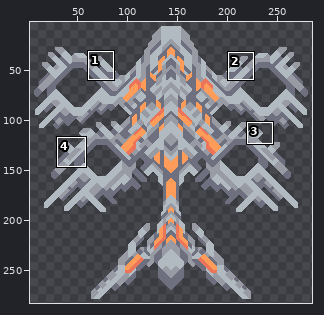
Sprite sheet, stored at main/assets-raw/sprites/units/heli/lepidoptera.png. The picture above shows the old version from afar; the outline marks the close-up.
Close-up. Before the edit:
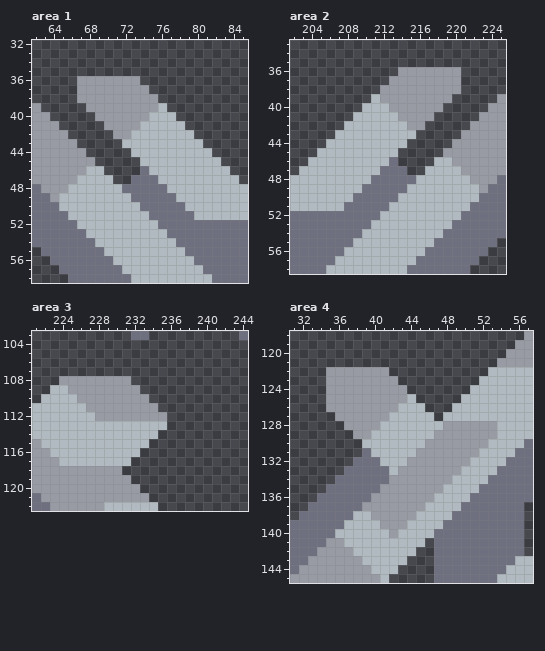
The file is 288x288 pixels. Shown: area 1: x 62..85, y 32..58; area 2: x 202..225, y 33..58; area 3: x 221..244, y 103..122; area 4: x 31..57, y 118..145. The wide view leaves out empty margins. The commit also changed other parts of the picture, which this record leaves out.
New version:
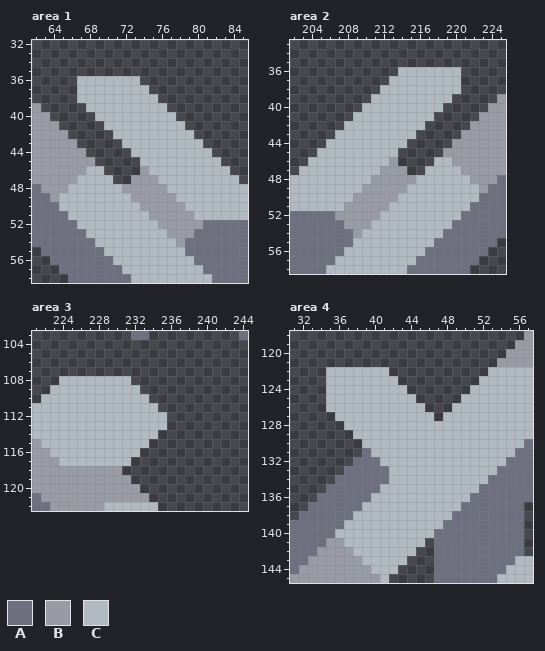
Palette (. is transparent): A #6e7080  B #989aa4  C #b0bac0
Edits made:
--- area 1
@@ x 65..77 @@
 35 .............
-36 ..BBBBBBB....
-37 ..BBBBBBBB...
-38 ..BBBBBBBBB..
-39 ...BBBBBBBBC.
-40 ....BBBBBBCCC
-41 .....BBBBCCCC
-42 B.....BBCCCCC
+36 ..CCCCCCC....
+37 ..CCCCCCCC...
+38 ..CCCCCCCCC..
+39 ...CCCCCCCCC.
+40 ....CCCCCCCCC
+41 .....CCCCCCCC
+42 B.....CCCCCCC
 43 BB.....CCCCCC
@@ x 70..82 @@
 45 ....CCCCCCCCC
-46 ....ACCCCCCCC
-47 C..AAACCCCCCC
-48 CCAAAAACCCCCC
-49 CCCAAAAACCCCC
-50 CCCCAAAAACCCC
-51 CCCCCAAAAACCC
-52 CCCCCCAAAAAAA
-53 CCCCCCCAAAAAA
-54 CCCCCCCCAAAAA
+46 ....BCCCCCCCC
+47 C..BBBCCCCCCC
+48 CCBBBBBCCCCCC
+49 CCCBBBBBCCCCC
+50 CCCCBBBBBCCCC
+51 CCCCCBBBBBCCC
+52 CCCCCCBBBBBAA
+53 CCCCCCCBBBAAA
+54 CCCCCCCCBAAAA
 55 CCCCCCCCCAAAA
--- area 2
@@ x 210..222 @@
 35 .............
-36 ....BBBBBBB..
-37 ...BBBBBBBB..
-38 ..BBBBBBBBB..
-39 .CBBBBBBBB...
-40 CCCBBBBBB....
-41 CCCCBBBB.....
-42 CCCCCBB.....B
+36 ....CCCCCCC..
+37 ...CCCCCCCC..
+38 ..CCCCCCCCC..
+39 .CCCCCCCCC...
+40 CCCCCCCCC....
+41 CCCCCCCC.....
+42 CCCCCCC.....B
 43 CCCCCC.....BB
@@ x 205..217 @@
 45 CCCCCCCCC....
-46 CCCCCCCCA....
-47 CCCCCCCAAA..C
-48 CCCCCCAAAAACC
-49 CCCCCAAAAACCC
-50 CCCCAAAAACCCC
-51 CCCAAAAACCCCC
-52 AAAAAAACCCCCC
-53 AAAAAACCCCCCC
-54 AAAAACCCCCCCC
+46 CCCCCCCCB....
+47 CCCCCCCBBB..C
+48 CCCCCCBBBBBCC
+49 CCCCCBBBBBCCC
+50 CCCCBBBBBCCCC
+51 CCCBBBBBCCCCC
+52 AABBBBBCCCCCC
+53 AAABBBCCCCCCC
+54 AAAABCCCCCCCC
 55 AAAACCCCCCCCC
--- area 3
@@ x 222..237 @@
 107 ................
-108 ..BBBBBBBB......
-109 .CCBBBBBBBB.....
-110 CCCCBBBBBBBB....
-111 CCCCCBBBBBBBB...
-112 CCCCCCBBBBBBBB..
+108 ..CCCCCCCC......
+109 .CCCCCCCCCC.....
+110 CCCCCCCCCCCC....
+111 CCCCCCCCCCCCC...
+112 CCCCCCCCCCCCCC..
 113 CCCCCCCCCCCCCC..
--- area 4
@@ x 31..57 @@
 121 .......................BBBB
-122 ....BBBBBBB...........CCCCC
-123 ....BBBBBBBB.........CCCCCC
-124 ....BBBBBBBBB.......CCCCCCC
-125 ....BBBBBBBBBC.....CCCCCCCC
-126 ....BBBBBBBBCCC...CCCCCCCCC
-127 .....BBBBBBCCCCC.CCCCCCCCCC
-128 ......BBBBCCCCCCCBBBBBBCCCC
-129 .......BBCCCCCCCBBBBBBBCCCC
-130 ........CCCCCCCBBBBBBBCCCCA
-131 ........ACCCCCBBBBBBBCCCCAA
-132 .......AAACCCBBBBBBBCCCCAAA
-133 ......AAAAACBBBBBBBCCCCAAAA
-134 .....AAAAAABBBBBBBCCCCAAAAA
-135 ....AAAAAABBBBBBBCCCCAAAAAA
-136 ...AAAAAABBBBBBBCCCCAAAAAAA
-137 ..AAAAAABBBBBBBCCCCAAAAAAA.
-138 .AAAAAACCBBBBBCCCCAAAAAAAA.
-139 AAAAAACCCCBBBCCCCAAAAAAAAA.
-140 AAAAACCCCCCBCCCCAAAAAAAAAA.
+122 ....CCCCCCC...........CCCCC
+123 ....CCCCCCCC.........CCCCCC
+124 ....CCCCCCCCC.......CCCCCCC
+125 ....CCCCCCCCCC.....CCCCCCCC
+126 ....CCCCCCCCCCC...CCCCCCCCC
+127 .....CCCCCCCCCCC.CCCCCCCCCC
+128 ......CCCCCCCCCCCCCCCCCCCCC
+129 .......CCCCCCCCCCCCCCCCCCCC
+130 ........CCCCCCCCCCCCCCCCCCA
+131 ........ACCCCCCCCCCCCCCCCAA
+132 .......AAACCCCCCCCCCCCCCAAA
+133 ......AAAAACCCCCCCCCCCCAAAA
+134 .....AAAAAACCCCCCCCCCCAAAAA
+135 ....AAAAAACCCCCCCCCCCAAAAAA
+136 ...AAAAAACCCCCCCCCCCAAAAAAA
+137 ..AAAAAACCCCCCCCCCCAAAAAAA.
+138 .AAAAAACCCCCCCCCCCAAAAAAAA.
+139 AAAAAACCCCCCCCCCCAAAAAAAAA.
+140 AAAAACCCCCCCCCCCAAAAAAAAAA.
 141 AAAABBCCCCCCCCC.AAAAAAAAAA.
Boxes around the changes in both close-ups, in picture pixels (x1, y1, x2, y2):
changed: (77, 76, 203, 247)
changed: (335, 67, 461, 238)
changed: (59, 376, 167, 421)
changed: (326, 367, 497, 538)
